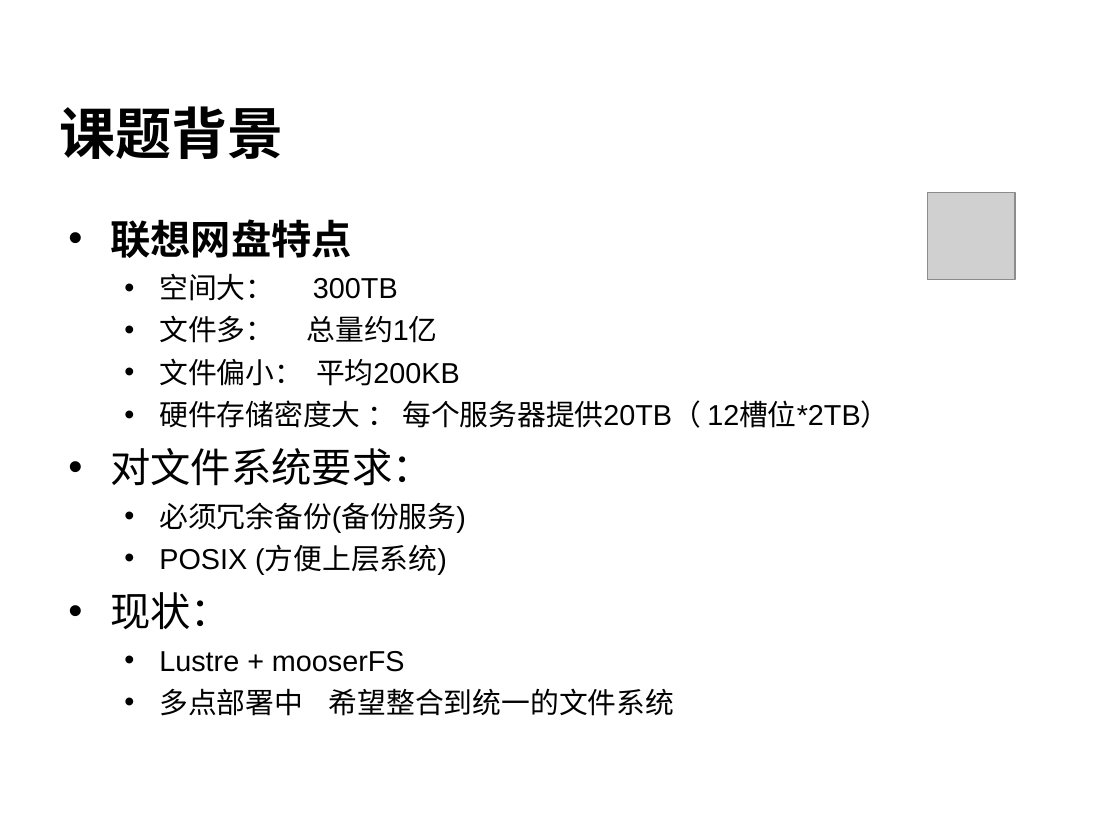
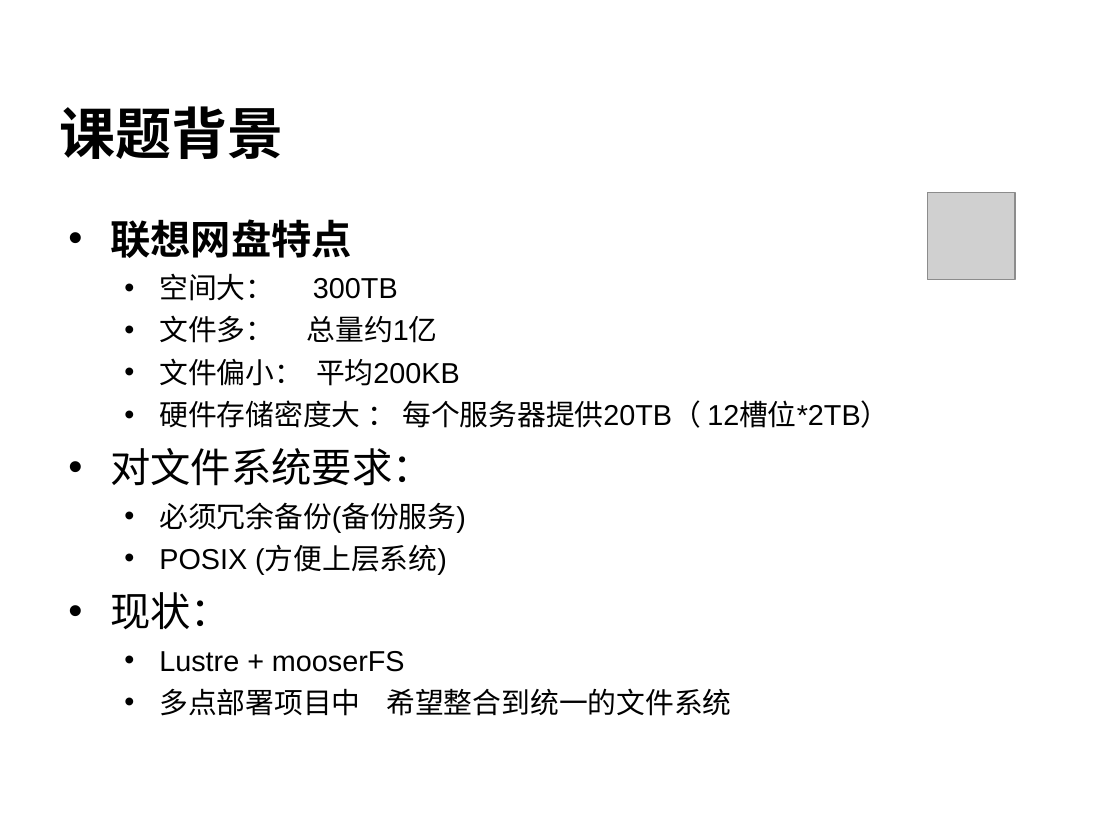
Before and after one commit to cheliequan/idning-paper, a slide deck: slide 3 of draft/答辩.ppt. Drawn at 1120x840 pixels with LibreOffice and Linux fonts; fonts in the diff are those of the drawing; grey boxes stand for pictures; background and template pictures are left out. Boxes give left, top, right and bottom in pixels: in the first picture for what was removed or moved away, otherwise in the second. Text is boxed around its words. In the diff, an @@ line names an element or a change of style, - is before the commit and + after.

```diff
--- a/draft/答辩.ppt
+++ b/draft/答辩.ppt
@@ text at box(159, 688, 731, 716): text changed @@
-  • 多点部署中 希望整合到统一的文件系统
+  • 多点部署项目中 希望整合到统一的文件系统
```
Also in this commit, not shown: 9 other slides changed, 2 slides added, 5 slides removed, 1 other file.
